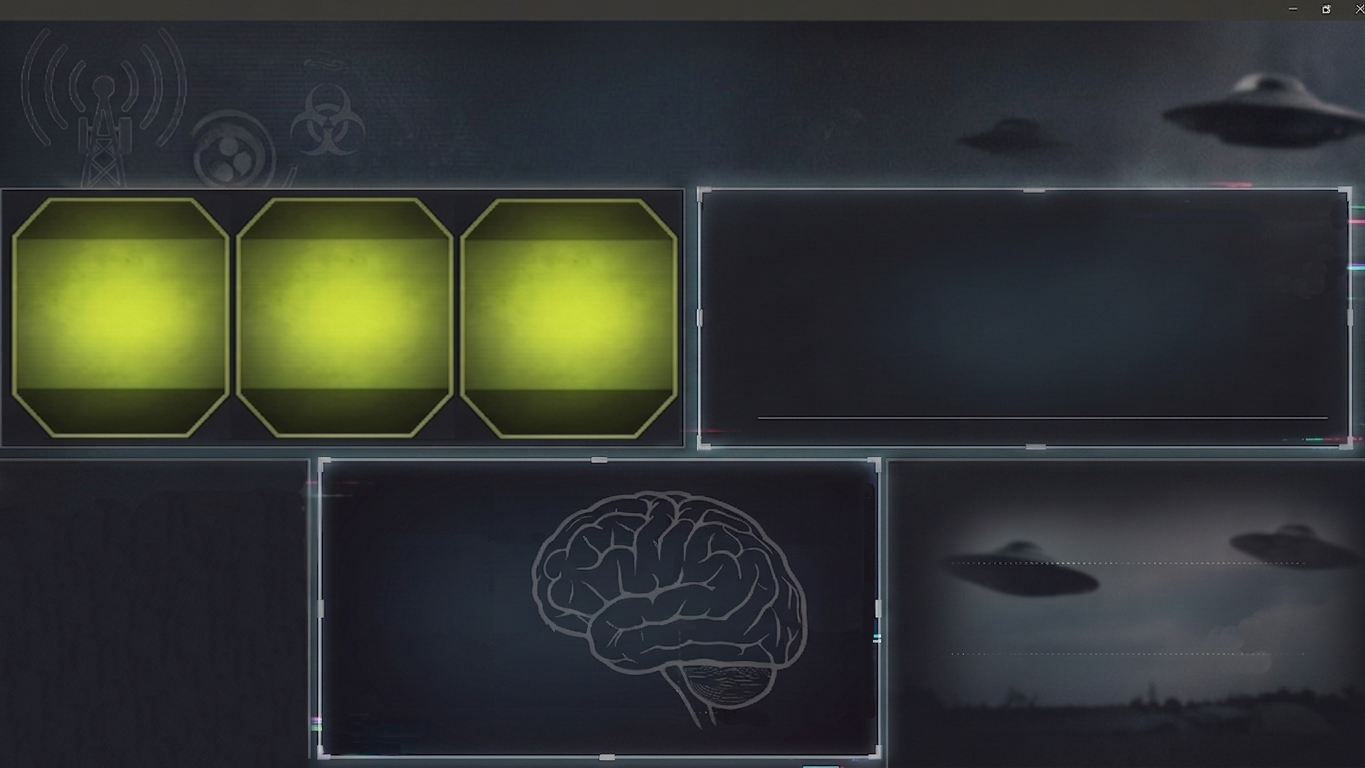
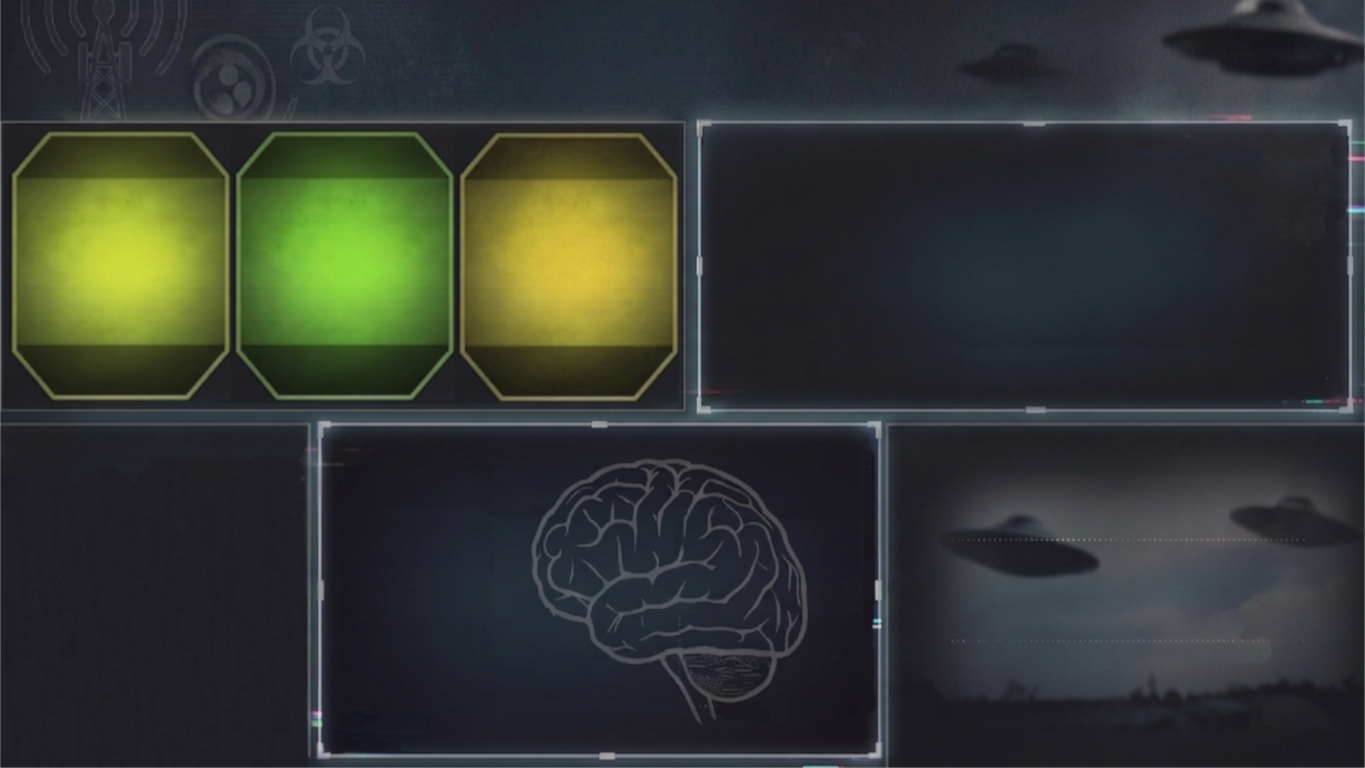
Layers edited between the first and the second 1365 x 768 image:
removed layer "Przekształcenie. kopia #1" over [457,195,679,440]
removed layer "Przekształcenie. kopia" over [233,194,455,439]
removed layer "Przekształcenie" over [9,194,231,439]
removed layer "Gemini_Generated_Image_ag1k40ag1k40ag1k.png" over [0,0,1365,768]
painted on "Gemini_Generated_Image_a98vgva98vgva98v.png" over [0,0,1365,768]